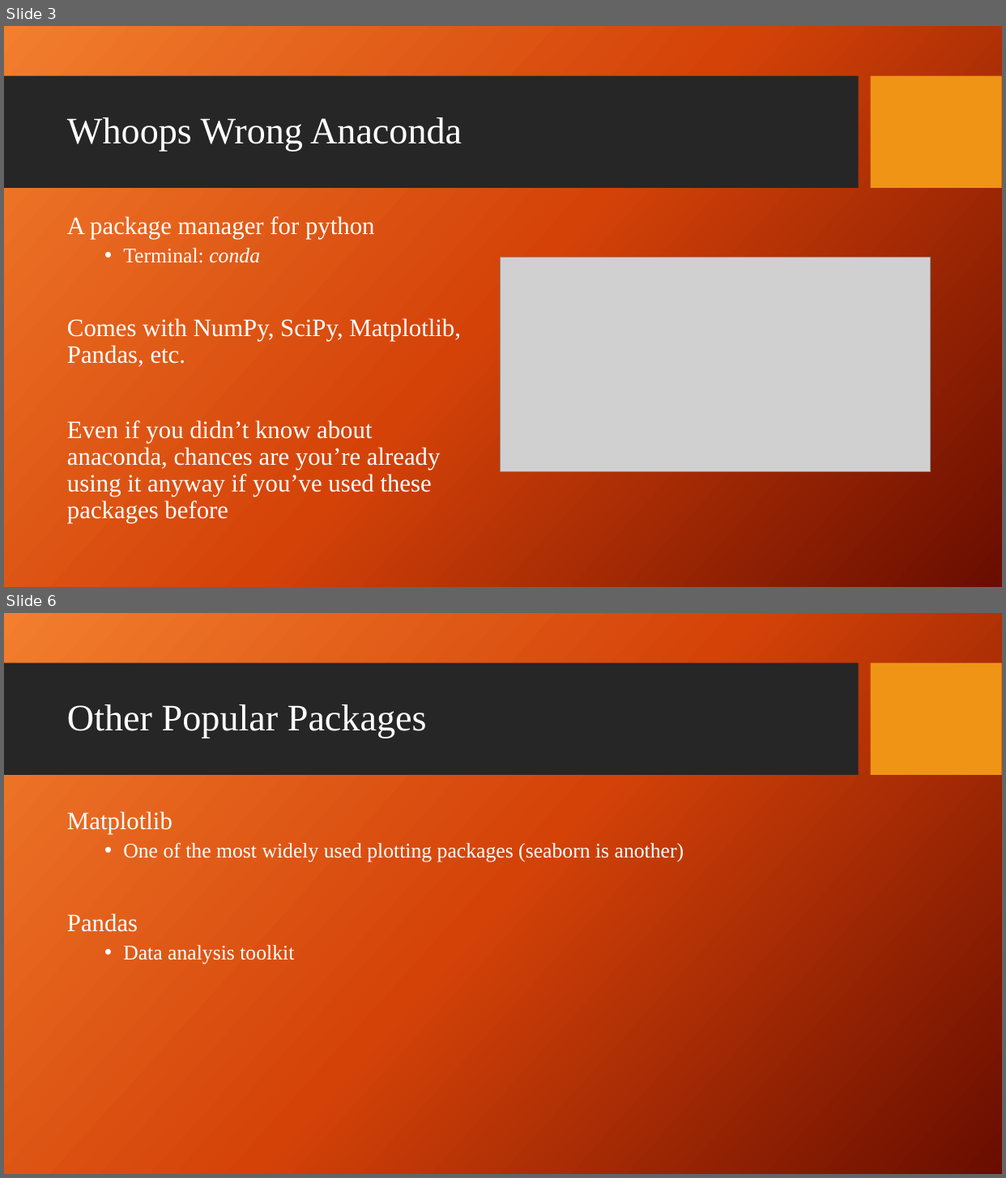
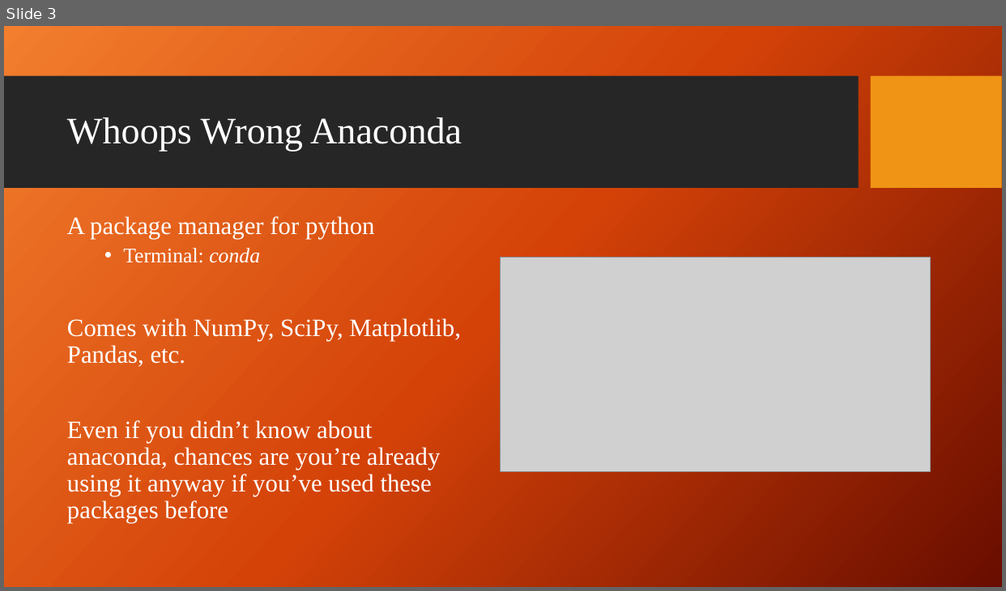
Before and after one commit to giganano/PythonBootcamp, a slide deck: slides/anaconda.pptx. Shown one above the other, each under a label of ours: slides 3 and 6 before the commit, slide 3 after it; the slides between them are not shown. The pictures are 1006x1178 and 1006x591 pixels, drawn with LibreOffice and Linux fonts; fonts in the diff are those of the drawing; grey boxes stand for pictures; background and template pictures are left out. Boxes give left, top, right and bottom in pixels: in the first picture for what was removed or moved away, otherwise in the second. Text is boxed around its words. In the diff, an @@ line names an element or a change of style, - is before the commit and + after.

```diff
--- a/slides/anaconda.pptx
+++ b/slides/anaconda.pptx
@@ slide 6 removed at <box>4,613,1002,1174</box>, background picture (left out); not listed: 2 template elements that a slide beside it also shows @@
@@ title removed at <box>67,705,427,738</box> @@
-Other Popular Packages
@@ text removed at <box>67,811,684,965</box> @@
-Matplotlib
-  • One of the most widely used plotting packages (seaborn is another)
-Pandas
-  • Data analysis toolkit
```
Also in this commit, not shown: 2 slides changed, 7 slides added, 18 other files.
